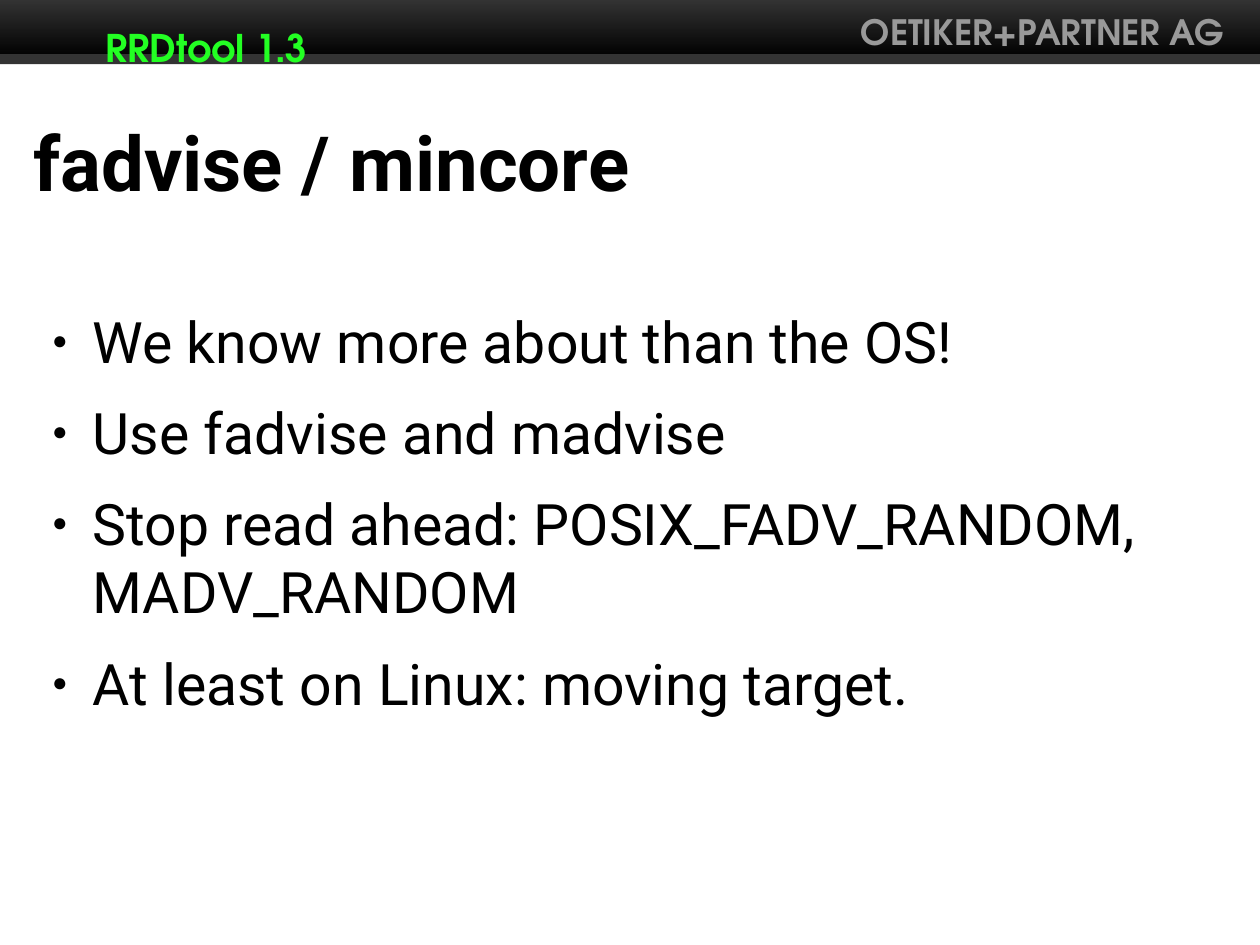
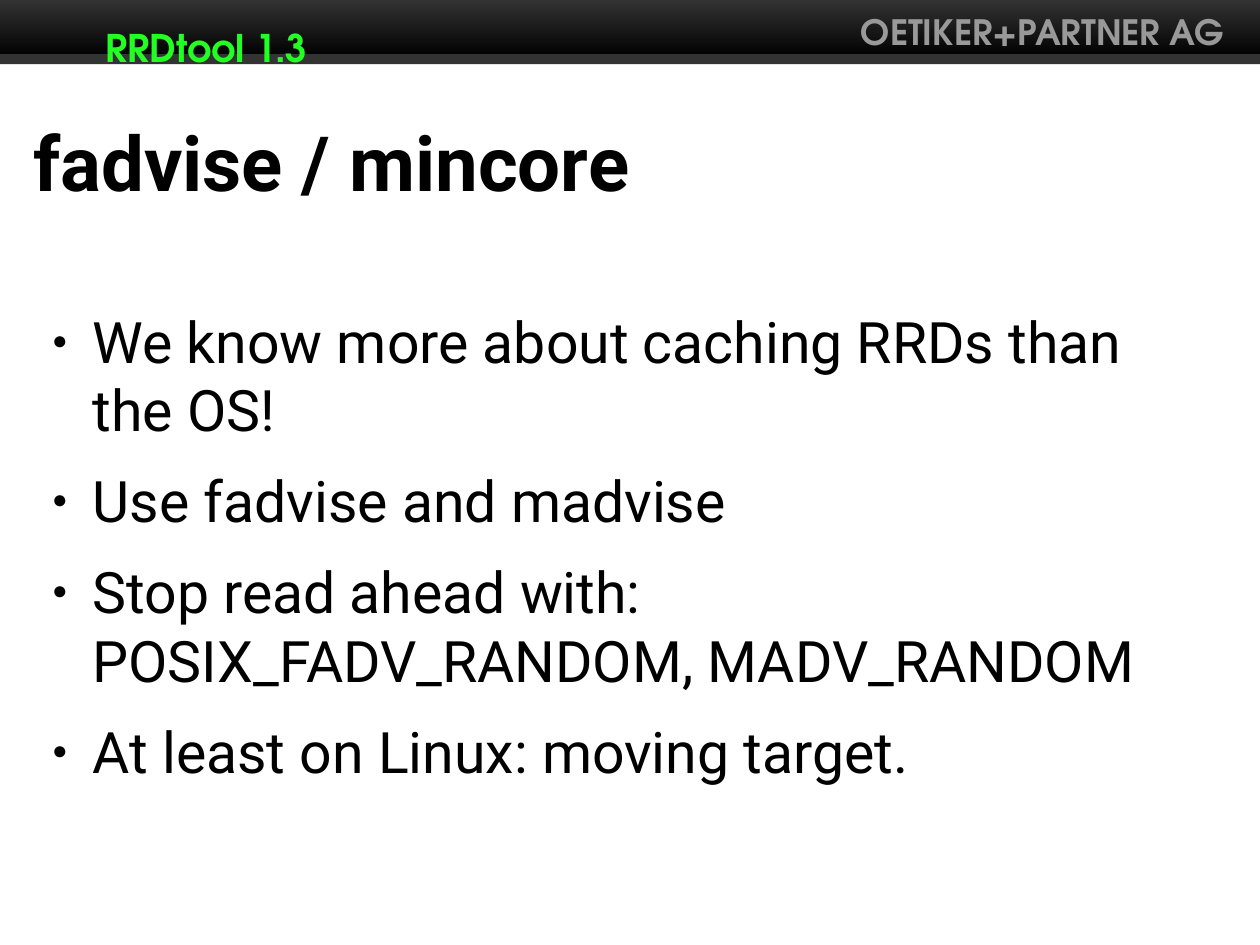
Before and after one commit to Distrotech/rrdtool, a slide deck: slide 3 of talks/rrdtool13/rrdtool13.odp. Drawn at 1260x945 pixels with LibreOffice and Linux fonts; fonts in the diff are those of the drawing. Boxes give left, top, right and bottom in pixels: in the first picture for what was removed or moved away, otherwise in the second. Text is boxed around its words. In the diff, an @@ line names an element or a change of style, - is before the commit and + after.

```diff
--- a/talks/rrdtool13/rrdtool13.odp
+++ b/talks/rrdtool13/rrdtool13.odp
@@ text at bbox=[93, 320, 1121, 432]: text changed @@
-● We know more about than the OS!
+● We know more about caching RRDs than the OS!
@@ text at bbox=[93, 570, 1134, 690]: text changed @@
-● Stop read ahead: POSIX_FADV_RANDOM, MADV_RANDOM
+● Stop read ahead with: POSIX_FADV_RANDOM, MADV_RANDOM
```
Also in this commit, not shown: 6 other slides changed.
